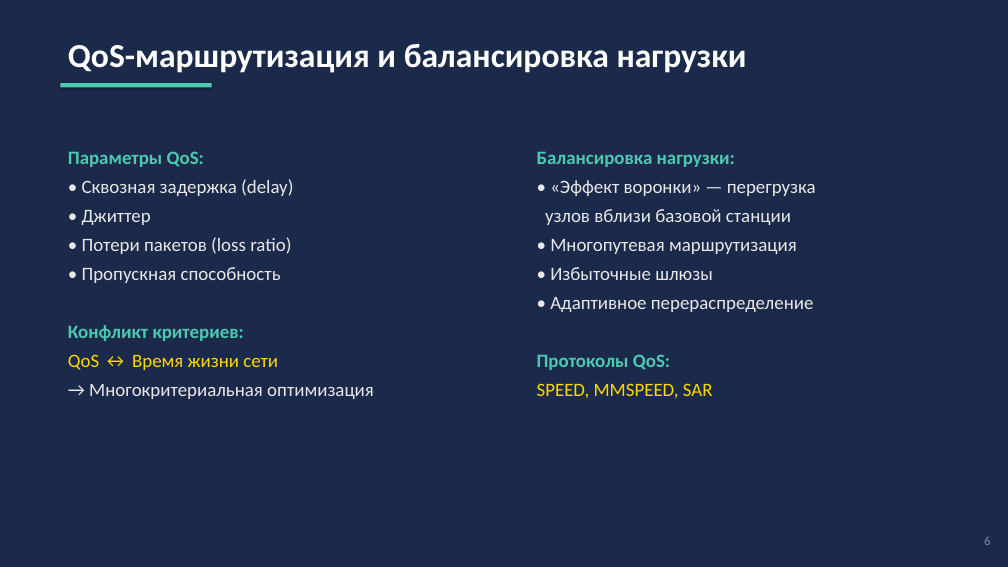
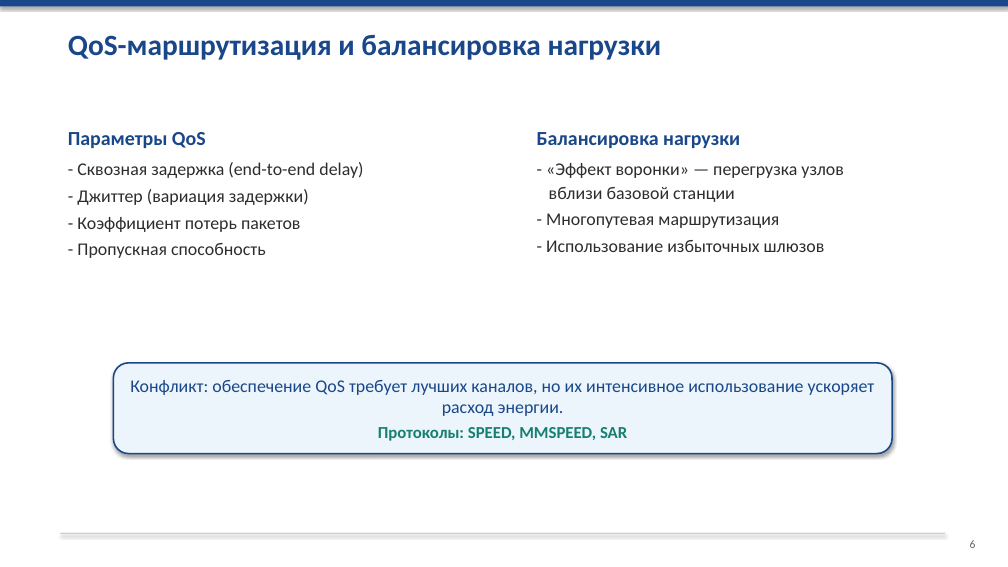
Before and after one commit to chloryyy/CourseWork, a slide deck: slide 6 of Презентация_защита_курсовой.pptx. Drawn at 1008x567 pixels with LibreOffice and Linux fonts; fonts in the diff are those of the drawing. Boxes give left, top, right and bottom in pixels: in the first picture for what was removed or moved away, otherwise in the second. Text is boxed around its words. In the diff, an @@ line names an element or a change of style, - is before the commit and + after.

```diff
--- a/Презентация_защита_курсовой.pptx
+++ b/Презентация_защита_курсовой.pptx
@@ background #1B2A4A to #FFFFFF @@
@@ rectangle added at (x1=0, y1=0, x2=1008, y2=6), fill #1A478A @@
@@ text "QoS-маршрутизация и балансировка нагрузки" moved from (x1=68, y1=44, x2=747, y2=73) to (x1=68, y1=35, x2=662, y2=60) @@
@@ text "QoS-маршрутизация и балансировка нагрузки" at (x1=68, y1=35, x2=662, y2=60): size 32 to 28 pt, text colour #FFFFFF to #1A478A @@
@@ rectangle removed at (x1=60, y1=83, x2=212, y2=88) @@
@@ text at (x1=68, y1=132, x2=363, y2=258): text changed; size 18 to 17 pt; text colour #E8E8E8 to #2D2D2D @@
-Параметры QoS:
-• Сквозная задержка (delay)
-• Джиттер
-• Потери пакетов (loss ratio)
-• Пропускная способность
-Конфликт критериев:
-QoS ↔ Время жизни сети
-→ Многокритериальная оптимизация
+Параметры QoS
+- Сквозная задержка (end-to-end delay)
+- Джиттер (вариация задержки)
+- Коэффициент потерь пакетов
+- Пропускная способность
@@ text at (x1=537, y1=132, x2=844, y2=252): text changed; size 18 to 17 pt; text colour #E8E8E8 to #2D2D2D @@
-Балансировка нагрузки:
-• «Эффект воронки» — перегрузка
-узлов вблизи базовой станции
-• Многопутевая маршрутизация
-• Избыточные шлюзы
-• Адаптивное перераспределение
-Протоколы QoS:
-SPEED, MMSPEED, SAR
+Балансировка нагрузки
+- «Эффект воронки» — перегрузка узлов
+вблизи базовой станции
+- Многопутевая маршрутизация
+- Использование избыточных шлюзов
@@ rounded rectangle added at (x1=113, y1=363, x2=892, y2=454), fill #EBF5FB, outline #1A478A 1.5 pt, 17 pt, text #1A478A @@
+Конфликт: обеспечение QoS требует лучших каналов, но их интенсивное использование ускоряет расход энергии.
+Протоколы: SPEED, MMSPEED, SAR
@@ rectangle added at (x1=60, y1=533, x2=945, y2=534), fill #CCCCCC @@
@@ text "6" moved from (x1=984, y1=536, x2=990, y2=545) to (x1=970, y1=540, x2=976, y2=548) @@
@@ text "6" at (x1=970, y1=540, x2=976, y2=548): size 12 to 11 pt, text colour #8888AA to #666666 @@
```
Also in this commit, not shown: 10 other slides changed, 1 other file.
